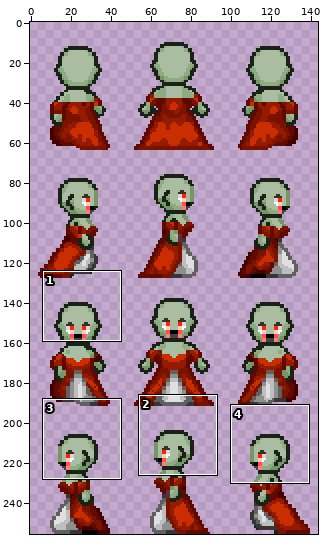
File history of a sprite sheet, sprite/creature/vampire/PNG/48x64_scale2x/vampire-f-002.png. The first picture is a wide view before the edit; the outline marks the close-up.
Close-up. Before:
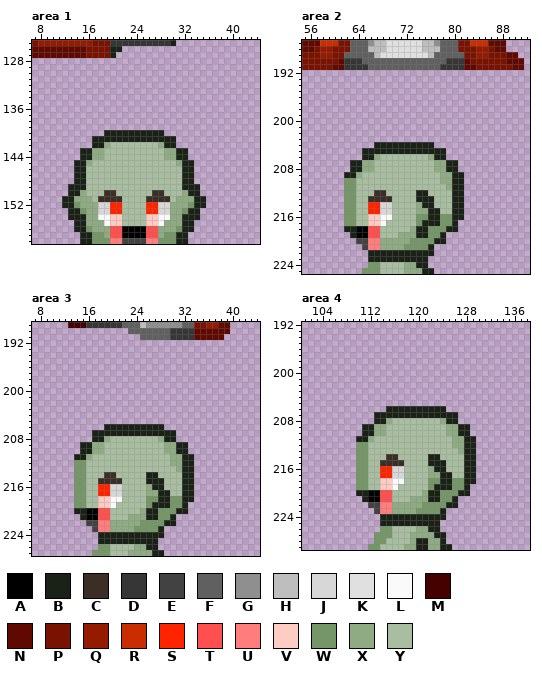
The file is 144x256 pixels. Colours within 5 levels of each other are drawn and written as one. Shown: area 1: x 7..44, y 125..158; area 2: x 55..92, y 187..225; area 3: x 7..44, y 189..227; area 4: x 101..138, y 192..229. The commit also changed other parts of the picture, which this record leaves out.
Palette (. is transparent): A #000000  B #1a2117  C #3a2e27  D #363636  E #424242  F #606060  G #8f8f8f  H #bebebe  J #d7d7d7  K #e0e0e0  L #fafafa  M #450000  N #5f0900  P #7a1200  Q #941b00  R #c92d00  S #ff2400  T #ff4f4f  U #ff7d7d  V #ffccc4  W #759666  X #8fab83  Y #a9bea0
Pixels before, area 1, first column x 7:
125 PQQQQQQQQQPPPDDDDDDDDDDB.....
126 NNNNNNNNNPPPPBB..............
127 NNNNNNNNNPPPPB...............
128 .............................
129 .............................
130 .............................
131 .............................
132 .............................
133 .............................
134 .............................
135 .............................
136 .............................
137 .............................
138 .............................
139 .............................
140 ............BBBBBBBBBB.......
141 ..........BBBBBBBBBBBBBB.....
142 ..........BBXYYYYYYYYXBB.....
143 ........BBXXYYYYYYYYYYXXBB...
144 ........BBXXYYYYYYYYYYXXBB...
145 .......BBXYYYYYYYYYYYYYYXBB..
146 .......BBYYYYYYYYYYYYYYYYBB..
147 .......BBYYYYYYYYYYYYYYYYBB..
148 .......BBYYYYYYYYYYYYYYYYBB..
149 ......BBBYYYYYYYYYYYYYYYYBBB.
150 ......BBXYYYCCYYYYYYCCYYYXBB.
151 .....BBXXXYCCCCYYYYCCCCYXXXBB
152 .....BBWXXXJJSSYYYYSSJJXXXWBB
153 ......BBWXXJJSSYYYYSSJJXXWBB.
154 ......BBBXXLLVVYYYYVVLLXXBBB.
155 .......BBXXXLVVYYYYVVLXXXBB..
156 .......BBWXXXTTAAAATTXXXWBB..
157 ........BBWWXTTAAAATTXWWBB...
158 ........BBWWWUUEEEEUUWWWBB...
Pixels before, area 2, first column x 55:
187 NNNRRRPPFFFGHHKKKKKKHHGFFFPPRRRNNN...
188 NNPQQPPPFFFHHHKKKKKKHHHFFFPPPQQPNN...
189 PPPQQPPFFFFFHKKKKKKKKHFFFFFPPQQPPPNN.
190 PPPPPPNDDDFFFFFFFFFFFFFFDDDNPPPPPPNNN
191 PPPPPNNDDDDFFFFFFFFFFFFDDDDNNPPPPPPNN
192 .....................................
193 .....................................
194 .....................................
195 .....................................
196 .....................................
197 .....................................
198 .....................................
199 .....................................
200 .....................................
201 .....................................
202 .....................................
203 .....................................
204 ............BBBBBBBBBB...............
205 ..........BBBBBBBBBBBBBB.............
206 ..........BBXYYYYYYYYXBB.............
207 ........BBXXYYYYYYYYYYXXBB...........
208 ........BBXXYYYYYYYYYYXXBB...........
209 .......BBXYYYYYYYYYYYYYXXBB..........
210 .......WWYYYYYYYYYYYYYYXXBB..........
211 .......WWYYYYYYYYYYYYYYYXBB..........
212 .......WWYYYCCYYYYYBBYYYYBB..........
213 .......WWYYCCCCYYYYBBBYYYBB..........
214 .......WWYYSSJJYYYYXBBYYYBB..........
215 .......WWYYSSJJYYYYXXBBYYBB..........
216 .......WWYYVVLLYYYYWWBBWWBB..........
217 .......WWYYVVLYYYYYWBBBWWB...........
218 .......BBAATTYYYYYXBBWWWBB...........
219 ........BAATTYYYXXXBBWWB.............
220 .........EEUUXXXXXWWWWBB.............
221 ..........EUUXXXXWWWWB...............
222 ...........BBBBBBBBBBB...............
223 ...........BBBBBBBBBB................
224 ...........WWYYYYXXBB................
225 ..........WWWYYYYXXXBB...............
Pixels before, area 3, first column x 13:
189 MMMDDDDDDFFFHGGGGGGFFPPQQNN
190 ..........FFFFFFFDDDDNNNNNN
191 ............FFFFFDDDDNNNNN.
192 ...........................
193 ...........................
194 ...........................
195 ...........................
196 ...........................
197 ...........................
198 ...........................
199 ...........................
200 ...........................
201 ...........................
202 ...........................
203 ...........................
204 ...........................
205 ...........................
206 ......BBBBBBBBBB...........
207 ....BBBBBBBBBBBBBB.........
208 ....BBXYYYYYYYYXBB.........
209 ..BBXXYYYYYYYYYYXXBB.......
210 ..BBXXYYYYYYYYYYXXBB.......
211 .BBXYYYYYYYYYYYYYXXBB......
212 .WWYYYYYYYYYYYYYYXXBB......
213 .WWYYYYYYYYYYYYYYYXBB......
214 .WWYYYCCYYYYYBBYYYYBB......
215 .WWYYCCCCYYYYBBBYYYBB......
216 .WWYYSSJJYYYYXBBYYYBB......
217 .WWYYSSJJYYYYXXBBYYBB......
218 .WWYYVVLLYYYYWWBBWWBB......
219 .WWYYVVLYYYYYWBBBWWB.......
220 .BBAATTYYYYYXBBWWWBB.......
221 ..BAATTYYYXXXBBWWB.........
222 ...EEUUXXXXXWWWWBB.........
223 ....EUUXXXXWWWWB...........
224 .....BBBBBBBBBBB...........
225 .....BBBBBBBBBB............
226 .....WWYYYYXXBB............
227 ....WWWYYYXXXXBB...........
Pixels before, area 4, first column x 110:
206 .....BBBBBBBBBB.....
207 ...BBBBBBBBBBBBBB...
208 ...BBXYYYYYYYYXBB...
209 .BBXXYYYYYYYYYYXXBB.
210 .BBXXYYYYYYYYYYXXBB.
211 BBXYYYYYYYYYYYYYXXBB
212 WWYYYYYYYYYYYYYYXXBB
213 WWYYYYYYYYYYYYYYYXBB
214 WWYYYCCYYYYYBBYYYYBB
215 WWYYCCCCYYYYBBBYYYBB
216 WWYYSSJJYYYYXBBYYYBB
217 WWYYSSJJYYYYXXBBYYBB
218 WWYYVVLLYYYYWWBBWWBB
219 WWYYVVLYYYYYWBBBWWB.
220 BBAATTYYYYYXBBWWWBB.
221 .BAATTYYYXXXBBWWB...
222 ..EEUUXXXXXWWWWBB...
223 ...EUUXXXXWWWWB.....
224 ....BBBBBBBBBBB.....
225 ....BBBBBBBBBB......
226 ....WWYYYYXXBB......
227 ...WWWYYYXXXXBB.....
228 ...WWYYYYXBBXXB.....
229 ..WWYYYYXXBBXXBB....
Once edited:
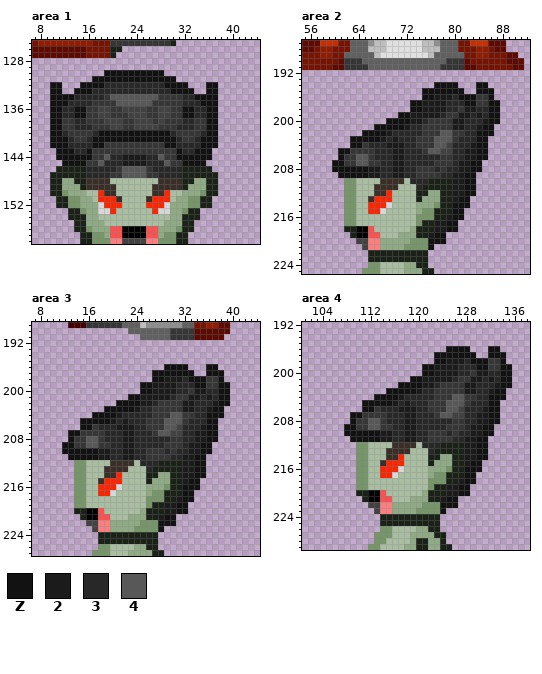
Colours new in this view: Z #121212  2 #1b1b1b  3 #282828  4 #585858
Changes in this commit:
Changed rows in their new state; - is an unchanged pixel.
Area 1:
first column x 10:
130 ---------ZZZZZZZZZZ---------
131 -------ZZZZZZZZZZZZZZ-------
132 ZZ---ZZZZ3333333333ZZZZ---ZZ
133 ZZ--ZZZ3333333333333ZZZZ--ZZ
134 ZZZZ33333D44444444DDDD33ZZZZ
135 ZZZ3333DDDD444444DDDDD333ZZZ
136 ZZ33ZZDDEEDDEEEEDDEEDDZZ33ZZ
137 ZZ33ZZDDEEDDDEEEDDEEDDZZ33ZZ
138 ZZDD33DDDEEEDDEEEDEDDD33DDZZ
139 ZZDD333DDDEEDDEEEEDDD333DDZZ
140 ZZ3DDDD3ZZZZZZZZZZZZ3DDDD3ZZ
141 ZZZ3DD3ZZZZZZZZZZZZZZ3DD3ZZZ
142 ZZZ3333ZZDDDDDDDDDDZZ3333ZZZ
143 -ZZZ33ZDDDDDDDDDDDDDDZ33ZZZ-
144 -ZZZZZZDD4332222334DDZZZZZZ-
145 --ZZZZDD433322223334DDZZZZ--
146 -BBB--33333D4444D33333--BBB-
147 BBBB--3333DD4444DD3333--BBBB
148 BBXX--CCCC--------CCCC--XXBB
149 BBXXX-CCCCC------CCCCC-XXXBB
150 BBWXX---S----------S---XXWBB
151 -B-WW---SSS------SSS---WW-B-
152 -B-W-----S--------S-----W-B-
153 -----------Y----Y-----------
154 --------YYYY----YYYY--------
155 ---------YYY----YYY---------
Area 2:
first column x 60:
194 -----------------ZZZZ---ZZ--
195 ---------------ZZZZZZZ--ZZZ-
196 ---------------ZZ2223ZZZDDZ-
197 -------------ZZ2222333ZZDDZZ
198 -------------ZZ222233D2233ZZ
199 -----------ZZ222223DD22323ZZ
200 ---------ZZZZ223DDDD223332ZZ
201 -------ZZZZZ233DDDDD22332ZZ-
202 -----ZZZZ233333DDD44DD33ZZZ-
203 ---ZZZZZ232333DDD444D333ZZ--
204 ---ZZD33322233DDD44E3332ZZ--
205 -ZZDDDD33322333D44EE3322ZZ--
206 -ZDD44D33322333333DD3322ZZ--
207 ZZDD44DD332233333DDD322ZZ---
208 ZZZZZZ22332233DDD3D3322ZZ---
209 -ZZZZZ22332233DDDD3322ZZ----
210 --------CCCC-333BBBB22ZZ----
211 -------CCCC---3BBBBB22ZZ----
212 ---------S------XXBB22ZZ----
213 -------SSS-----XXXBB2ZZ-----
214 --------S------XXWBBZZZ-----
215 ---------Y-----WW-BBZZ------
216 ------YYYY------W-B2ZZ------
217 ------YYY--------22ZZ-------
218 -------Y--------B22ZZ-------
219 ----------------2ZZ---------
220 ----------------ZZZ---------
221 ----------------Z-----------
222 ----------------.-----------
Area 3:
first column x 12:
196 -----------------ZZZZ---ZZ--
197 ---------------ZZZZZZZ--ZZZ-
198 ---------------ZZ2223ZZZDDZ-
199 -------------ZZ2222333ZZDDZZ
200 -------------ZZ222233D2233ZZ
201 -----------ZZ222223DD22323ZZ
202 ---------ZZZZ223DDDD223332ZZ
203 -------ZZZZZ233DDDDD22332ZZ-
204 -----ZZZZ233333DDD44DD33ZZZ-
205 ---ZZZZZ232333DDD444D333ZZ--
206 ---ZZD33322233DDD44E3332ZZ--
207 -ZZDDDD33322333D44EE3322ZZ--
208 -ZDD44D33322333333DD3322ZZ--
209 ZZDD44DD332233333DDD322ZZ---
210 ZZZZZZ22332233DDD3D3322ZZ---
211 -ZZZZZ22332233DDDD3322ZZ----
212 --------CCCC-333BBBB22ZZ----
213 -------CCCC---3BBBBB22ZZ----
214 ---------S------XXBB22ZZ----
215 -------SSS-----XXXBB2ZZ-----
216 --------S------XXWBBZZZ-----
217 ---------Y-----WW-BBZZ------
218 ------YYYY------W-B2ZZ------
219 ------YYY--------22ZZ-------
220 -------Y--------B22ZZ-------
221 ----------------2ZZ---------
222 ----------------ZZZ---------
223 ----------------Z-----------
224 ----------------.-----------
Area 4:
first column x 108:
196 -----------------ZZZZ---ZZ--
197 ---------------ZZZZZZZ--ZZZ-
198 ---------------ZZ2223ZZZDDZ-
199 -------------ZZ2222333ZZDDZZ
200 -------------ZZ222233D2233ZZ
201 -----------ZZ222223DD22323ZZ
202 ---------ZZZZ223DDDD223332ZZ
203 -------ZZZZZ233DDDDD22332ZZ-
204 -----ZZZZ233333DDD44DD33ZZZ-
205 ---ZZZZZ232333DDD444D333ZZ--
206 ---ZZD33322233DDD44E3332ZZ--
207 -ZZDDDD33322333D44EE3322ZZ--
208 -ZDD44D33322333333DD3322ZZ--
209 ZZDD44DD332233333DDD322ZZ---
210 ZZZZZZ22332233DDD3D3322ZZ---
211 -ZZZZZ22332233DDDD3322ZZ----
212 --------CCCC-333BBBB22ZZ----
213 -------CCCC---3BBBBB22ZZ----
214 ---------S------XXBB22ZZ----
215 -------SSS-----XXXBB2ZZ-----
216 --------S------XXWBBZZZ-----
217 ---------Y-----WW-BBZZ------
218 ------YYYY------W-B2ZZ------
219 ------YYY--------22ZZ-------
220 -------Y--------B22ZZ-------
221 ----------------2ZZ---------
222 ----------------ZZZ---------
223 ----------------Z-----------
224 ----------------.-----------
Boxes around the changes in both close-ups, in picture pixels (x1, y1, x2, y2):
changed: (50, 70, 218, 226)
changed: (332, 82, 500, 256)
changed: (62, 364, 230, 538)
changed: (344, 346, 512, 520)
